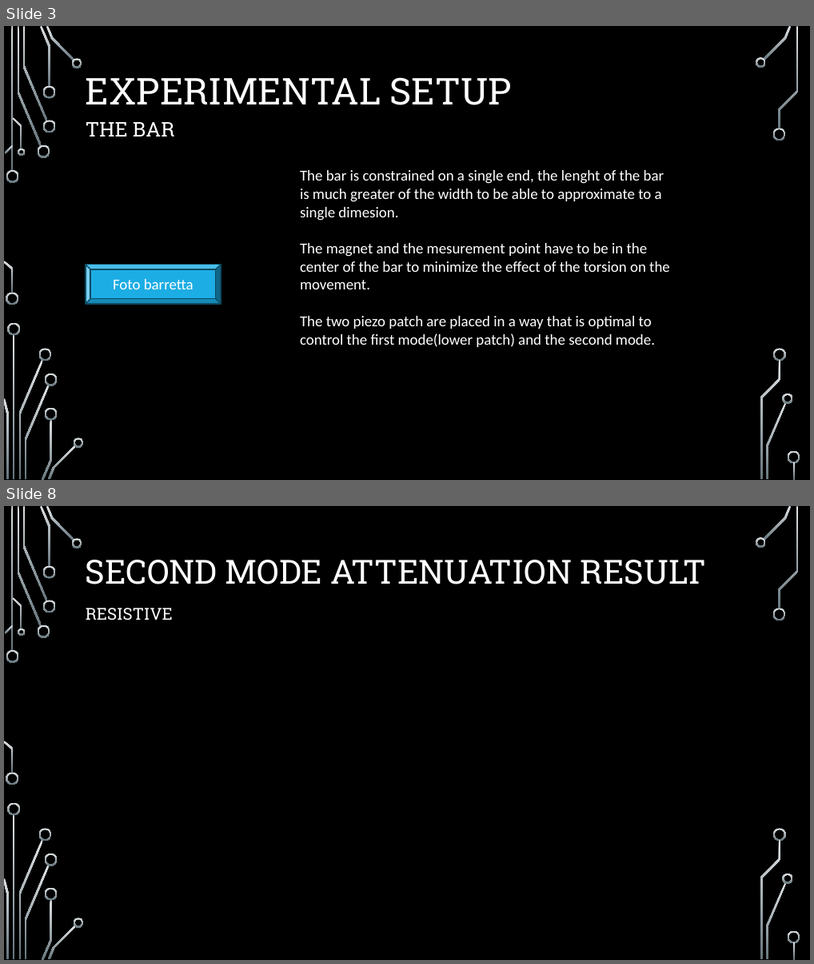
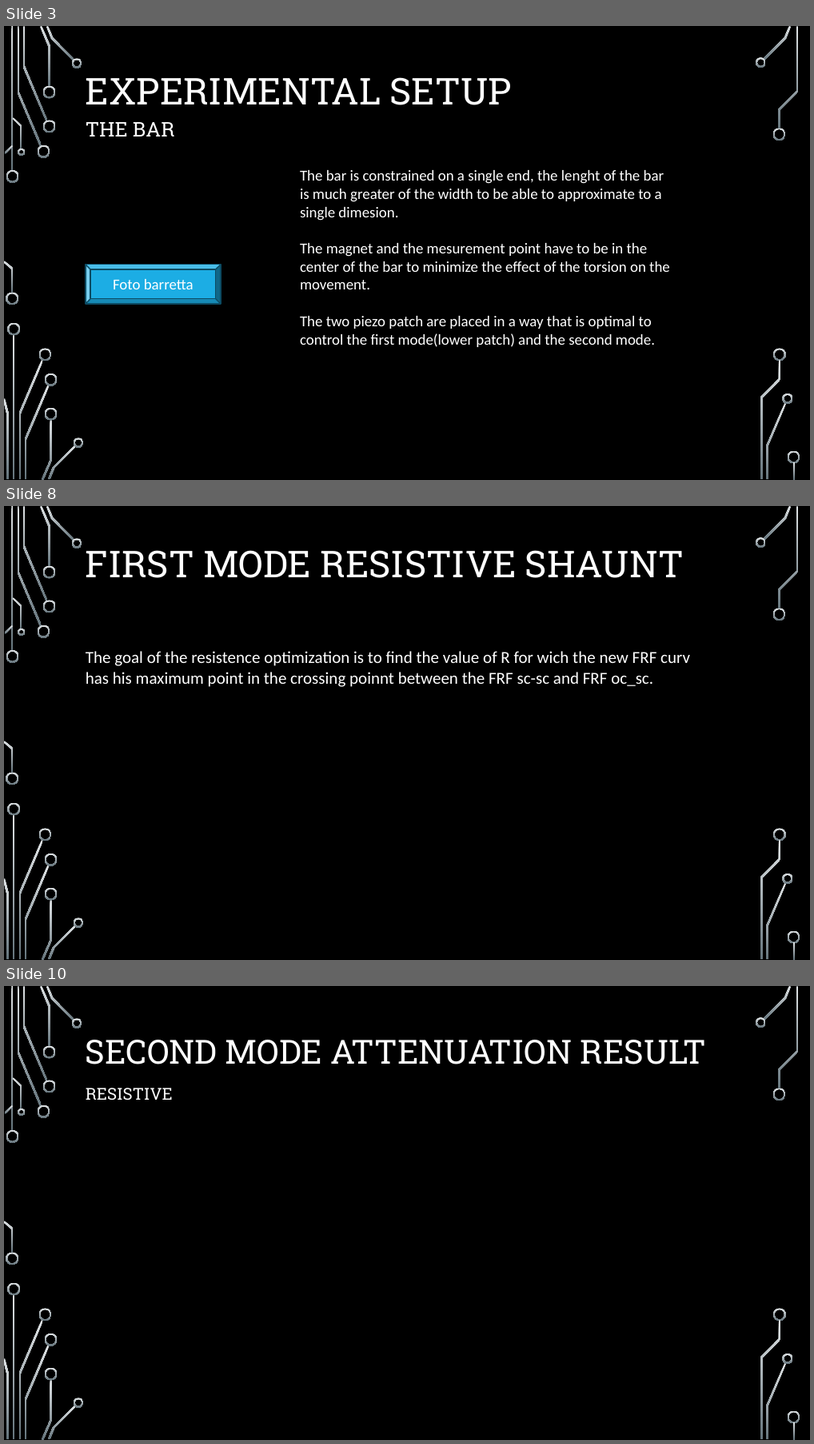
Before and after one commit to elchape99/SSCSA, a slide deck: presentazione_progetto.pptx. Shown one above the other, each under a label of ours: slides 3 and 8 before the commit, slides 3, 8 and 10 after it; the slides between them are not shown. The pictures are 814x964 and 814x1444 pixels, drawn with LibreOffice and Linux fonts; fonts in the diff are those of the drawing; background and template pictures are left out. Boxes give left, top, right and bottom in pixels: in the first picture for what was removed or moved away, otherwise in the second. Text is boxed around its words. In the diff, an @@ line names an element or a change of style, - is before the commit and + after.

```diff
--- a/presentazione_progetto.pptx
+++ b/presentazione_progetto.pptx
@@ slide 8 added at box(4, 506, 810, 960), background picture (left out); not listed: 36 template elements that a slide beside it also shows @@
@@ title added at box(86, 550, 684, 578), 44 pt, text #FFFFFF @@
+FIRST MODE RESISTIVE SHAUNT
@@ text added at box(86, 651, 690, 687), 20 pt, text #FFFFFF @@
+The goal of the resistence optimization is to find the value of R for wich the new FRF curv has his maximum point in the crossing poinnt between the FRF sc-sc and FRF oc_sc.
@@ what was slide 8 is now slide 10 @@
```
Also in this commit, not shown: 5 other slides added, 4 slides removed, 6 other files.
